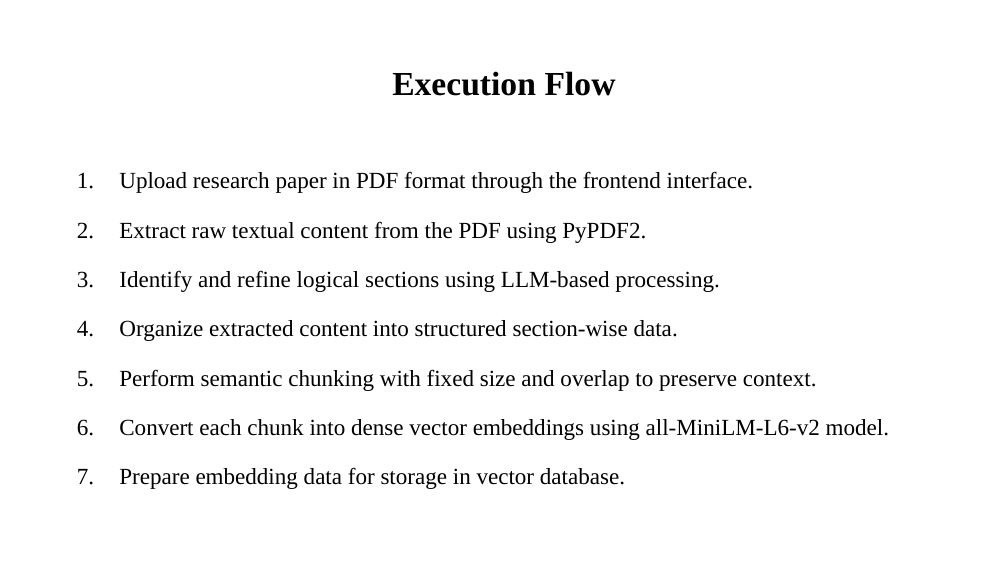
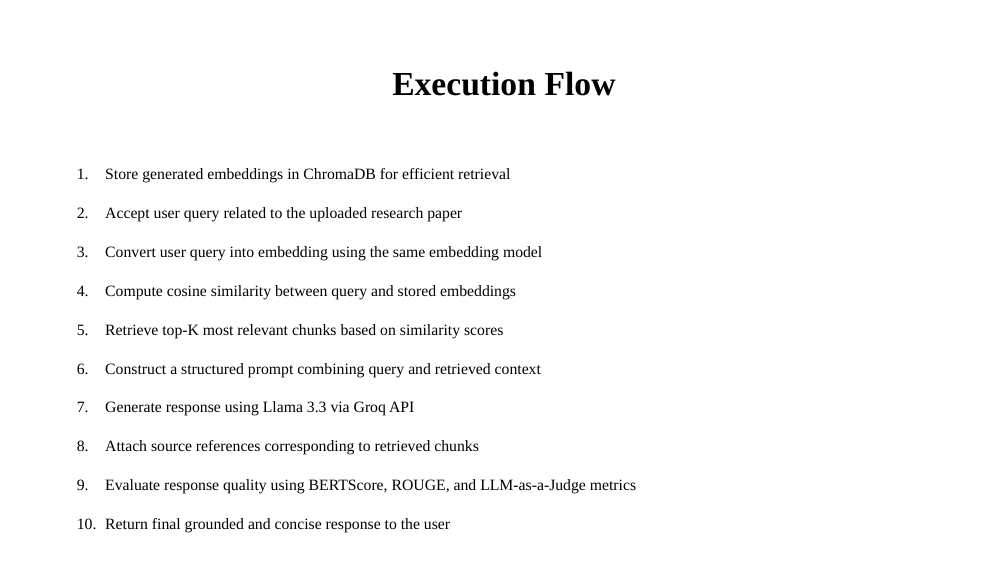
Before and after one commit to sreekarmovva/AI-Research-Paper-Assistant, a slide deck: slide 15 of documentations/A-8.pptx. Drawn at 1008x567 pixels with LibreOffice and Linux fonts; fonts in the diff are those of the drawing. Boxes give left, top, right and bottom in pixels: in the first picture for what was removed or moved away, otherwise in the second. Text is boxed around its words. In the diff, an @@ line names an element or a change of style, - is before the commit and + after.

Commit message:
Updated presentation

```diff
--- a/documentations/A-8.pptx
+++ b/documentations/A-8.pptx
@@ text at (105, 168, 636, 494): text changed; size 22 to 15 pt @@
-1. Upload research paper in PDF format through the frontend interface.
-2. Extract raw textual content from the PDF using PyPDF2.
-3. Identify and refine logical sections using LLM-based processing.
-4. Organize extracted content into structured section-wise data.
-5. Perform semantic chunking with fixed size and overlap to preserve context.
-6. Convert each chunk into dense vector embeddings using all-MiniLM-L6-v2 model.
-7. Prepare embedding data for storage in vector database.
+1. Store generated embeddings in ChromaDB for efficient retrieval
+2. Accept user query related to the uploaded research paper
+3. Convert user query into embedding using the same embedding model
+4. Compute cosine similarity between query and stored embeddings
+5. Retrieve top-K most relevant chunks based on similarity scores
+6. Construct a structured prompt combining query and retrieved context
+7. Generate response using Llama 3.3 via Groq API
+8. Attach source references corresponding to retrieved chunks
+9. Evaluate response quality using BERTScore, ROUGE, and LLM-as-a-Judge metrics
+10. Return final grounded and concise response to the user
```
